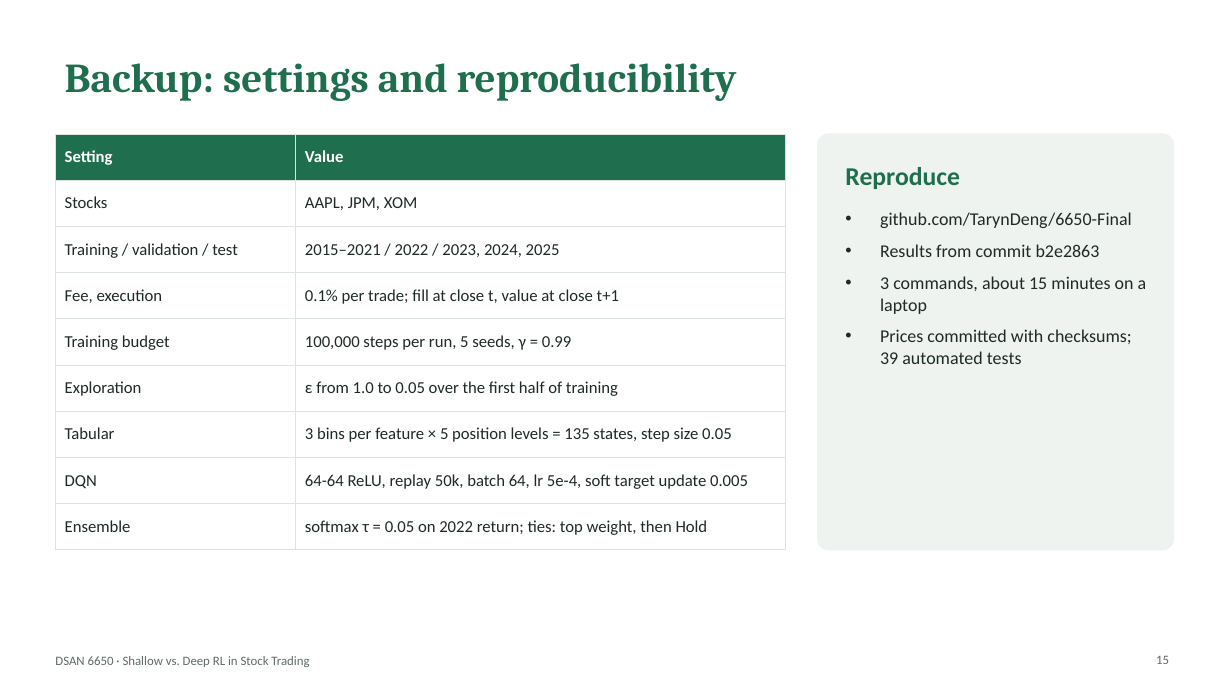
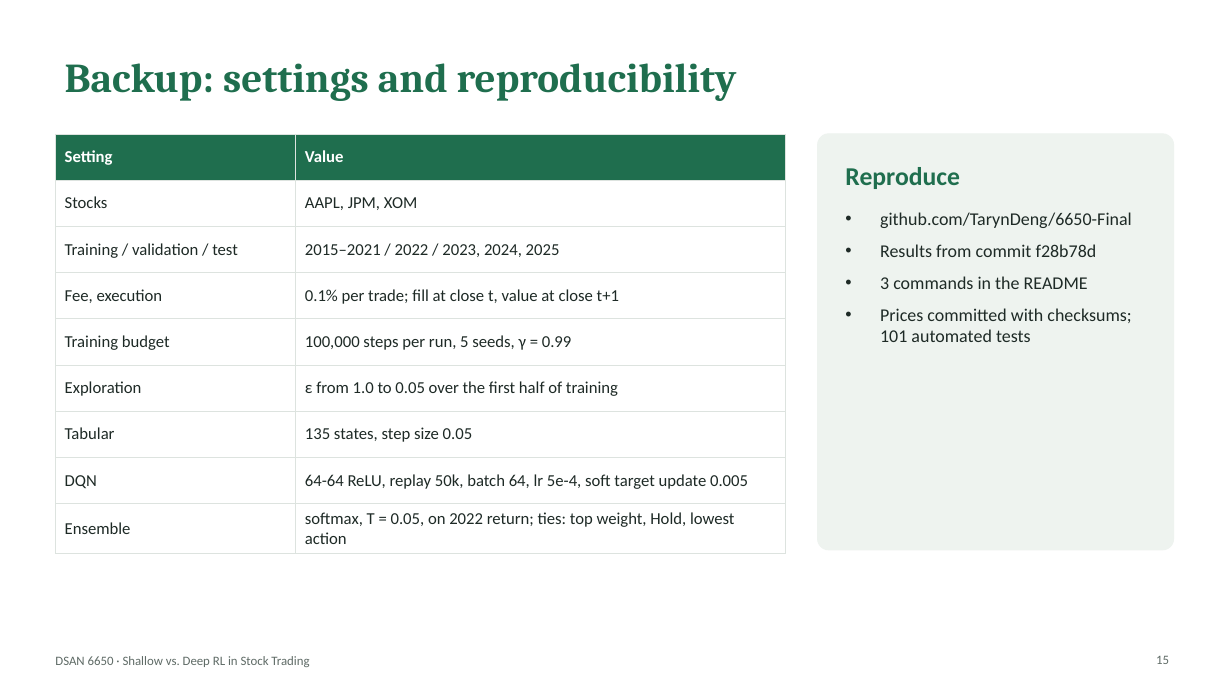
Before and after one commit to TarynDeng/6650-Final, a slide deck: slide 15 of slides/6650_final_presentation.pptx. Drawn at 1232x693 pixels with LibreOffice and Linux fonts; fonts in the diff are those of the drawing. Boxes give left, top, right and bottom in pixels: in the first picture for what was removed or moved away, otherwise in the second. Text is boxed around its words. In the diff, an @@ line names an element or a change of style, - is before the commit and + after.

```diff
--- a/slides/6650_final_presentation.pptx
+++ b/slides/6650_final_presentation.pptx
@@ table at (55, 134, 786, 548) @@
-row 7, column 2: 3 bins per feature × 5 position levels = 135 states, step size 0.05
+row 7, column 2: 135 states, step size 0.05
-row 9, column 2: softmax τ = 0.05 on 2022 return; ties: top weight, then Hold
+row 9, column 2: softmax, T = 0.05, on 2022 return; ties: top weight, Hold, lowest action
@@ text at (880, 244, 1131, 342): text changed @@
-• Results from commit b2e2863
-• 3 commands, about 15 minutes on a laptop
-• Prices committed with checksums; 39 automated tests
+• Results from commit f28b78d
+• 3 commands in the README
+• Prices committed with checksums; 101 automated tests
```
Also in this commit, not shown: 11 other slides changed, 1 slide added, 1 slide removed, 17 other files.
